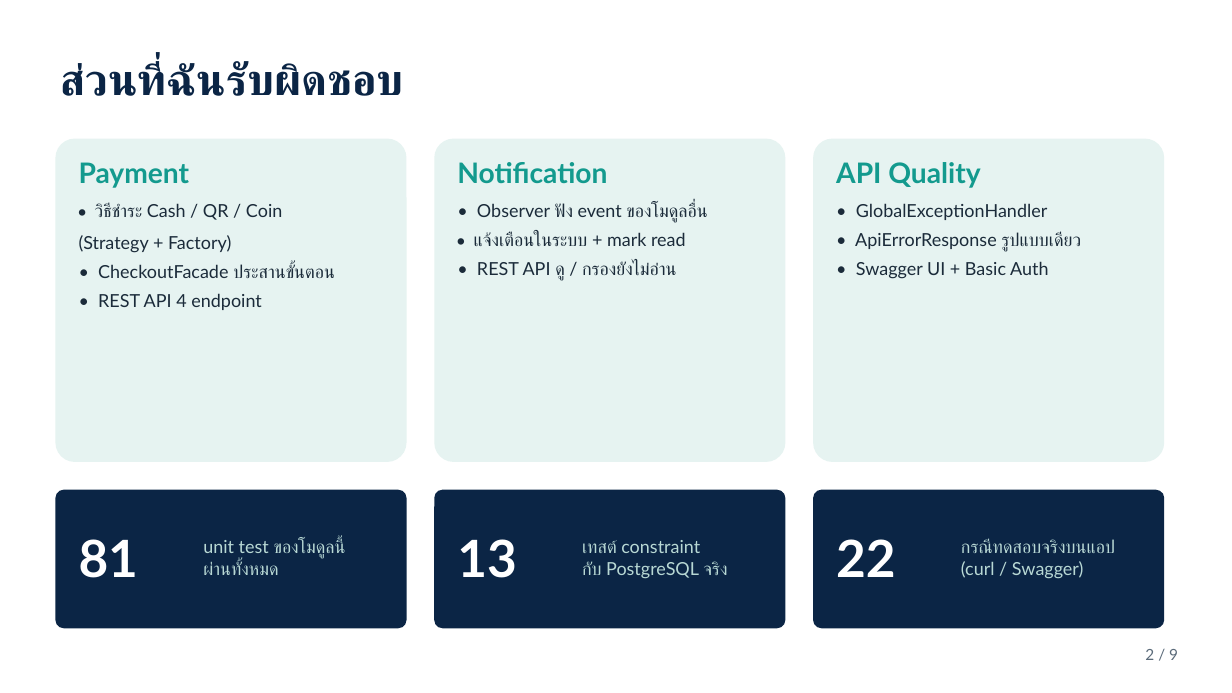
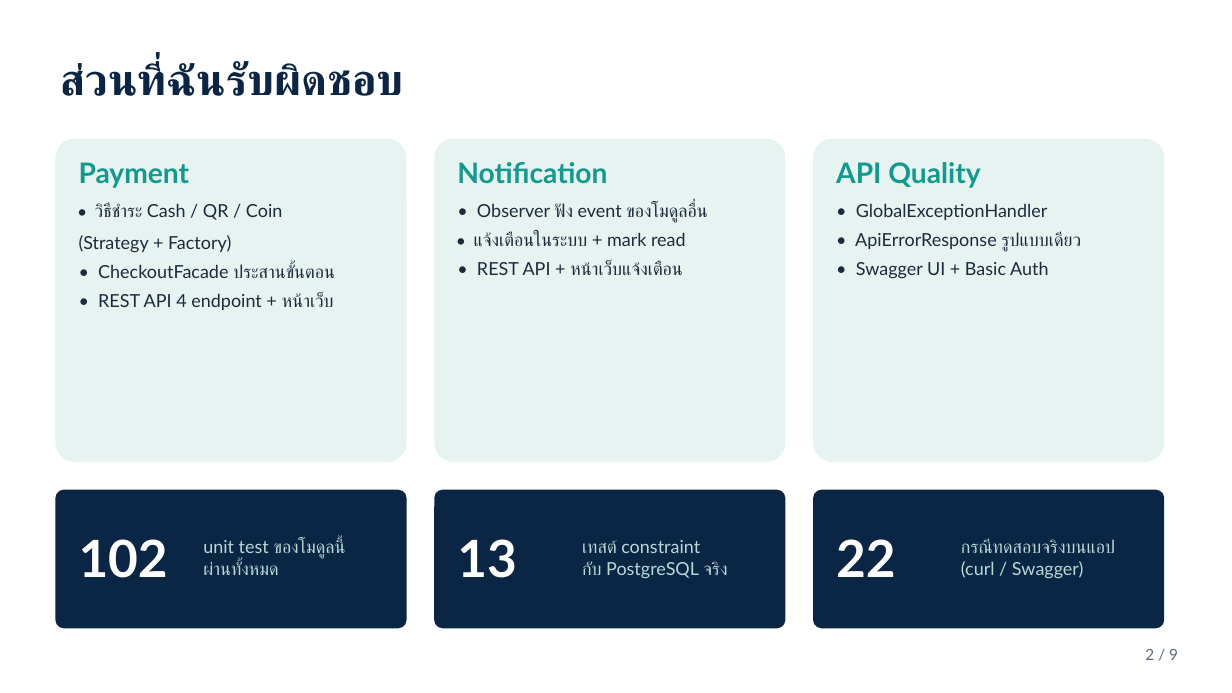
Before and after one commit to Oakiez/Laundry-Hub, a slide deck: slide 2 of doc/slide/shogun-payment-notification.pptx. Drawn at 1232x693 pixels with LibreOffice and Linux fonts; fonts in the diff are those of the drawing. Boxes give left, top, right and bottom in pixels: in the first picture for what was removed or moved away, otherwise in the second. Text is boxed around its words. In the diff, an @@ line names an element or a change of style, - is before the commit and + after.

```diff
--- a/doc/slide/shogun-payment-notification.pptx
+++ b/doc/slide/shogun-payment-notification.pptx
@@ text at (x1=477, y1=262, x2=682, y2=275): text changed @@
-• REST API ดู / กรองยังไม่อ่าน
+• REST API + หน้าเว็บแจ้งเตือน
@@ text at (x1=98, y1=293, x2=334, y2=310): text changed @@
-• REST API 4 endpoint
+• REST API 4 endpoint + หน้าเว็บ
@@ text at (x1=79, y1=539, x2=168, y2=578): text changed @@
-81
+102
```
Also in this commit, not shown: 2 other slides changed, 18 other files.
